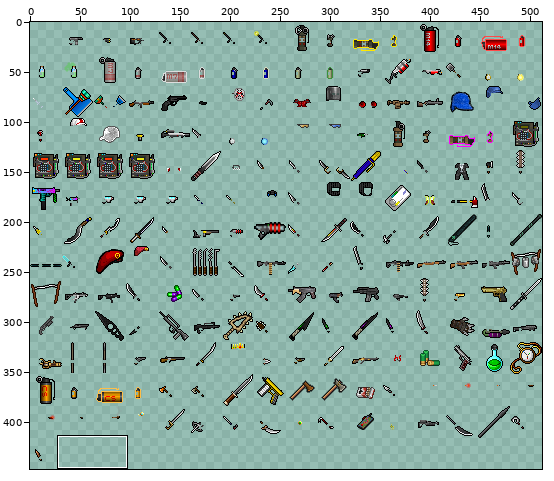
Sprite sheet -- Zhigh_mod/Zhigh_reskins.png. The picture above shows the old version from afar; the outline marks the close-up.
Close-up. The starting point:
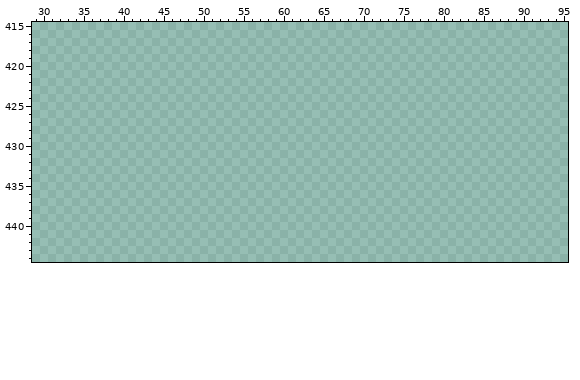
The file is 512x512 pixels. Pixels under 10% opacity are left out. Colours within 5 levels of each other are drawn and written as one. Shown: x 29..95, y 415..444. The wide view leaves out empty margins. The commit also changed other parts of the picture, which this record leaves out.
Now the later version:
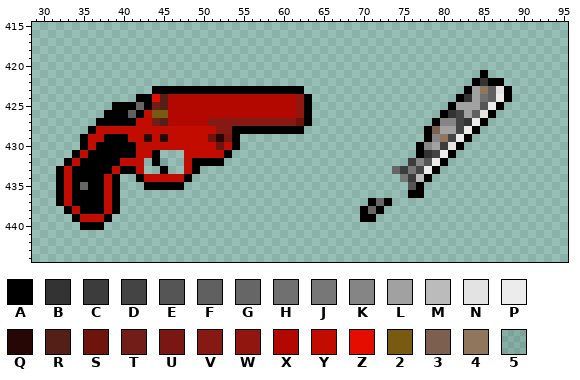
Palette (. is transparent): A #000000  B #333333  C #3d3c3d  D #444444  E #555555  F #606060  G #666666  H #707070  J #777777  K #858585  L #a1a1a1  M #bbbbbb  N #e3e3e3  P #ececec  Q #260705  R #531f17  S #6e140c  T #721d18  U #7b1712  V #861914  W #911610  X #b30800  Y #c20c00  Z #e50c00  2 #795a11  3 #7c5f4f  4 #8f765d  5 #09261c1b
Changes in this commit:
Changed rows in their new state; - is an unchanged pixel.
first column x 32:
421 -----------------------------------------------------A---
422 ----------------------------------------------------ABAA-
423 ------------AAAAAAAAAAAAAAAAAAA--------------------AL4FNA
424 ----------AAZRXXXXXXXXXXXXXXXXWA------------------ABLHFPA
425 -------AAAGATRXXXXXXXXXXXXXXXXWA-----------------ALLLEPA-
426 ------AAAFAY22XXXXXXXXXXXXXXXXWA----------------ABDLFNA--
427 -----AAAAAYYTRXXXXXVVVVVVVVVVVSA---------------AKKDBPA---
428 ----AYYYYYYYYYYYYYYYVVAAAAAAAAA---------------A3LLDPA----
429 ---AYYAAAYYQYQYYYYYSQUA-----------------------AK4DPA-----
430 ---AYAAAAAYYYYYYYYYYSYA----------------------AKLCNA------
431 --AYAAAAAAYYA---YYYYYA-----------------------ABDPA-------
432 -AYAAAAAYYY-A5--YAAAA-----------------------CKEPA--------
433 AYAAAAAYAAY--A--YA------------------------GCJDPA---------
434 AYAAAAYA--AYYYYYA--------------------------JCMA----------
435 AYAGAAYA---AAAAA----------------------------EA-----------
436 AYAAAAYA------------------------------------AA-----------
437 AYAAAAYA-------------------------------AGA---------------
438 -AYAAAYA------------------------------AGA----------------
439 --AYYYA-------------------------------AA-----------------
440 ---AAA---------------------------------------------------
